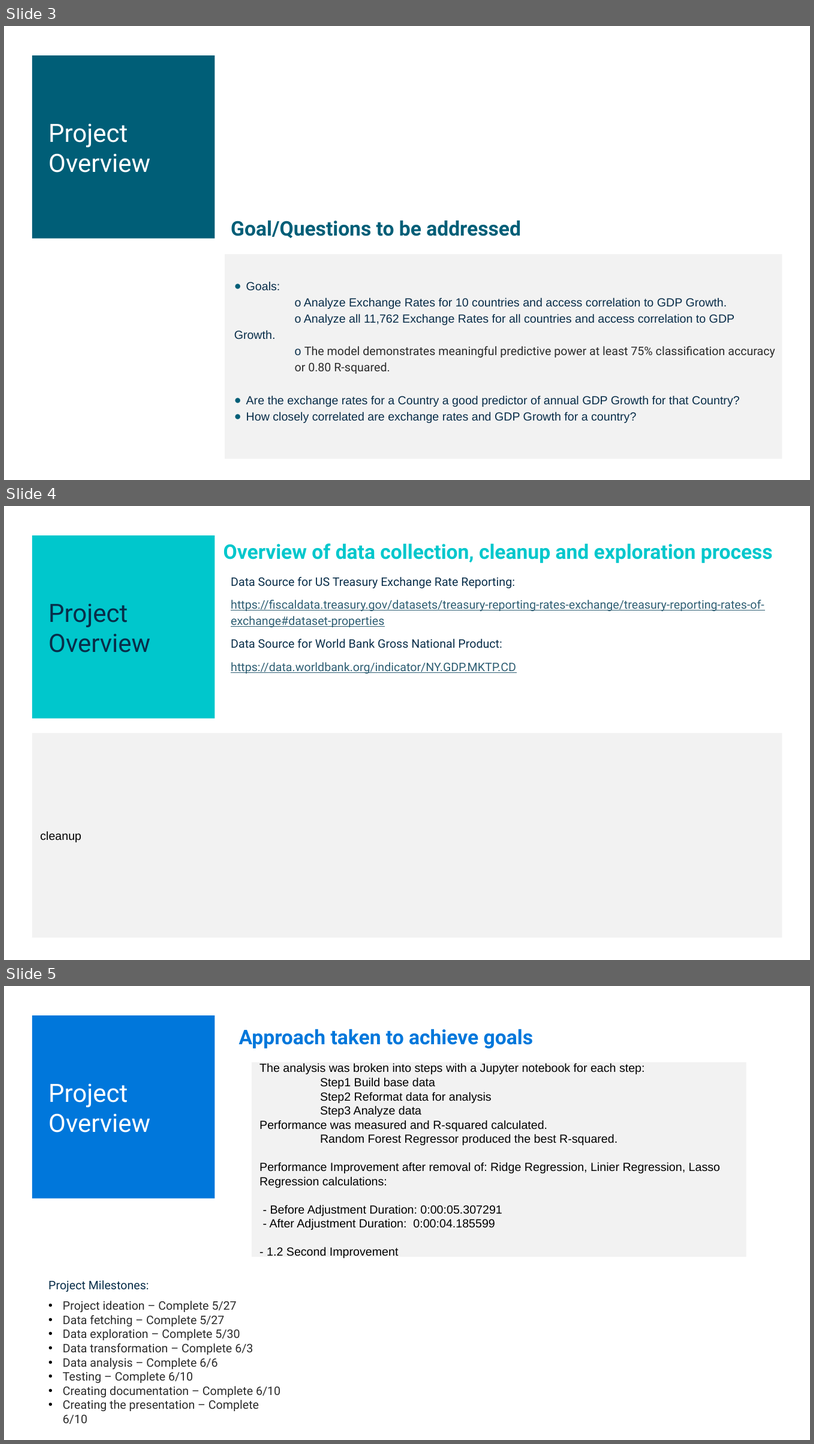
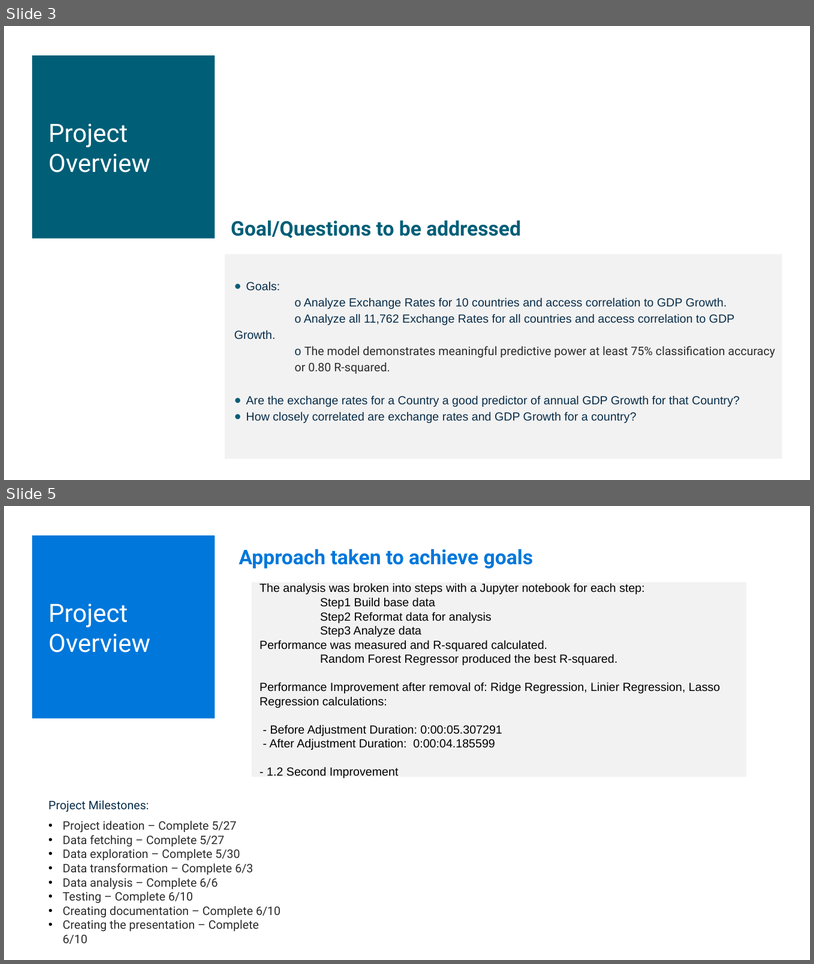
Before and after one commit to tbrown14611/Project_2, a slide deck: Team_3_AI_Bootcamp_Project_2.pptx. Shown one above the other, each under a label of ours: slides 3, 4 and 5 before the commit, slides 3 and 5 after it; the slides between them are not shown. The pictures are 814x1444 and 814x964 pixels, drawn with LibreOffice and Linux fonts; fonts in the diff are those of the drawing. Boxes give left, top, right and bottom in pixels: in the first picture for what was removed or moved away, otherwise in the second. Text is boxed around its words. In the diff, an @@ line names an element or a change of style, - is before the commit and + after.

```diff
--- a/Team_3_AI_Bootcamp_Project_2.pptx
+++ b/Team_3_AI_Bootcamp_Project_2.pptx
@@ slide 4 removed at (4, 506, 810, 960), background #FFFFFF @@
@@ rectangle removed at (32, 535, 215, 718) @@
@@ text removed at (224, 543, 773, 563) @@
-Overview of data collection, cleanup and exploration process
@@ text removed at (231, 577, 765, 673) @@
-Data Source for US Treasury Exchange Rate Reporting:
-https://fiscaldata.treasury.gov/datasets/treasury-reporting-rates-exchange/treasury-reporting-rates-of-exchange#dataset-properties
-Data Source for World Bank Gross National Product:
-https://data.worldbank.org/indicator/NY.GDP.MKTP.CD
@@ text removed at (48, 604, 150, 652) @@
-Project Overview
@@ rectangle removed at (32, 733, 783, 937) @@
-cleanup
```
Also in this commit, not shown: 1 slide changed, 1 slide added, 2 other slides removed.
